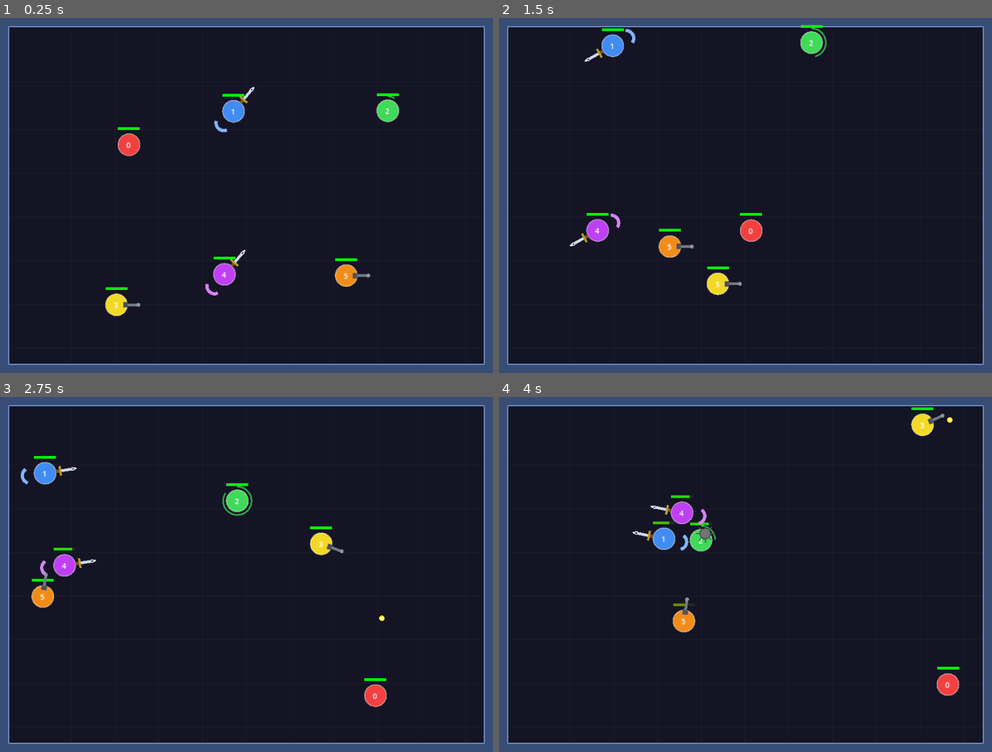
Above: before the commit, frames 1-4 (two rows, left to right).
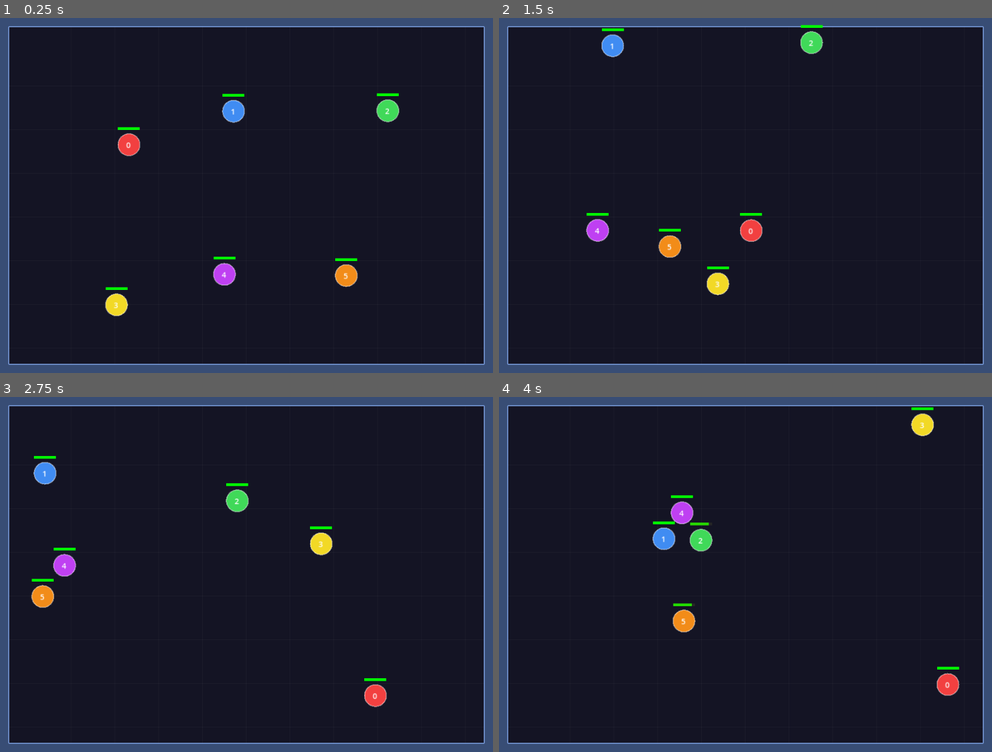
Above: after the commit, the same moments.

Repository: Tifinity/ballball
Game: Godot game, scene res://scenes/Main.tscn
Same seed, same stepped clock (60 frames per second), same inputs: the game is played once before the commit and once after it.
Inputs (mouse positions are in pixels of both pictures, inside the frame that each line leads up to):
- Up to frame 1 (0.25 s): no input
- Up to frame 2 (1.5 s): tap Enter (ui_accept) at 0.5, 0.77 s; move the mouse to (853, 177) at 0.52 s; hold Right (ui_right) 0.53-1.25 s; tap Shift at 0.6 s; click (853, 177) at 0.67 s; drag from (646, 213) to (622, 81) at 1.27 s
- Up to frame 3 (2.75 s): move the mouse to (295, 496) at 2.02 s; hold Right (ui_right) from 2.03 s (still down); tap Shift at 2.1 s
- Up to frame 4 (4 s): release Right (ui_right) at 2.75 s; drag from (720, 645) to (592, 560) at 2.77 s; move the mouse to (893, 627) at 3.52 s; hold Left (ui_left) from 3.53 s (still down); tap Shift at 3.6 s; tap Enter (ui_accept) at 3.77 s

The runs differ from the first frame. In frame 1, 0.3% of the frame differs, in the area x 25-81%, y 19-82%; in frame 2, 0.3%; in frame 3, 0.4%; in frame 4, 0.5%, in the area x 27-92%, y 4-62%.

Commit message:
Refactor to scene-based instantiation
- Create separate .tscn files for Bullet, Mine, GunAbility, MineAbility, SwordShieldAbility
- Change from script-based creation (Script.new()) to scene instantiation (PackedScene.instantiate())
- Update Bullet to use rotation-based movement instead of velocity vector
- Update Ball to use ABILITY_SCENES with scene preloading
- Remove CollisionShape2D creation from code - now defined in scene files

Co-Authored-By: Claude Opus 4.7 <noreply@anthropic.com>

Diff:
--- /dev/null
+++ b/scenes/Bullet.tscn
@@ -0,0 +1,7 @@
+[gd_scene load_steps=2 format=3]
+
+[ext_resource type="Script" path="res://scripts/Bullet.gd" id="1_bullet"]
+
+[node name="Bullet" type="Area2D"]
+
+[node name="CollisionShape2D" type="CollisionShape2D" parent="."]
--- /dev/null
+++ b/scenes/GunAbility.tscn
@@ -0,0 +1,5 @@
+[gd_scene load_steps=2 format=3]
+
+[ext_resource type="Script" path="res://scripts/GunAbility.gd" id="1_ability"]
+
+[node name="GunAbility" type="Node2D"]
--- /dev/null
+++ b/scenes/Mine.tscn
@@ -0,0 +1,8 @@
+[gd_scene load_steps=2 format=3]
+
+[ext_resource type="Script" path="res://scripts/Mine.gd" id="1_mine"]
+
+[node name="Mine" type="Area2D"]
+monitoring = false
+
+[node name="CollisionShape2D" type="CollisionShape2D" parent="."]
--- /dev/null
+++ b/scenes/MineAbility.tscn
@@ -0,0 +1,5 @@
+[gd_scene load_steps=2 format=3]
+
+[ext_resource type="Script" path="res://scripts/MineAbility.gd" id="1_ability"]
+
+[node name="MineAbility" type="Node2D"]
--- /dev/null
+++ b/scenes/SwordShieldAbility.tscn
@@ -0,0 +1,10 @@
+[gd_scene load_steps=2 format=3]
+
+[ext_resource type="Script" path="res://scripts/SwordShieldAbility.gd" id="1_ability"]
+
+[node name="SwordShieldAbility" type="Node2D"]
+
+[node name="SwordArea" type="Area2D" parent="."]
+
+[node name="CollisionShape2D" type="CollisionShape2D" parent="SwordArea"]
+position = Vector2(0, -50)
--- a/scripts/Ball.gd
+++ b/scripts/Ball.gd
@@ -14,10 +14,10 @@
 const DAMAGE_COOLDOWN_TIME: float = 0.5
 const BALL_RADIUS: float = 20.0
 
-const ABILITY_SCRIPTS := {
-	"SwordShield": preload("res://scripts/SwordShieldAbility.gd"),
-	"Gun":         preload("res://scripts/GunAbility.gd"),
-	"Mine":        preload("res://scripts/MineAbility.gd"),
+const ABILITY_SCENES := {
+	"SwordShield": preload("res://scenes/SwordShieldAbility.tscn"),
+	"Gun":         preload("res://scenes/GunAbility.tscn"),
+	"Mine":        preload("res://scenes/MineAbility.tscn"),
 }
 
 func _ready() -> void:
@@ -82,5 +82,6 @@
 	game_manager = manager
 	linear_velocity = Vector2.RIGHT.rotated(randf() * TAU) * speed
 
-	if ability_type in ABILITY_SCRIPTS:
-		add_child(ABILITY_SCRIPTS[ability_type].new())
+	if ability_type in ABILITY_SCENES:
+		var ability_scene: PackedScene = ABILITY_SCENES[ability_type]
+		add_child(ability_scene.instantiate())
--- a/scripts/Bullet.gd
+++ b/scripts/Bullet.gd
@@ -1,20 +1,17 @@
 extends Area2D
 
-var velocity: Vector2 = Vector2.ZERO
+var speed: float = 380.0
 var damage: float = 15.0
 var lifetime: float = 2.5
 var owner_ball: Node = null
 
+const BULLET_RADIUS: float = 5.0
+
 func _ready() -> void:
-	var col := CollisionShape2D.new()
-	var shape := CircleShape2D.new()
-	shape.radius = 5.0
-	col.shape = shape
-	add_child(col)
 	body_entered.connect(_on_body_entered)
 
 func _physics_process(delta: float) -> void:
-	position += velocity * delta
+	position += Vector2.RIGHT.rotated(rotation) * speed * delta
 	lifetime -= delta
 	if lifetime <= 0.0:
 		queue_free()
--- a/scripts/GunAbility.gd
+++ b/scripts/GunAbility.gd
@@ -10,7 +10,7 @@
 var fire_interval: float = 1.8
 var barrel_angle: float = 0.0
 
-const _BULLET_SCRIPT = preload("res://scripts/Bullet.gd")
+const _BULLET_SCENE = preload("res://scenes/Bullet.tscn")
 
 func _ready() -> void:
 	fire_interval = randf_range(FIRE_MIN, FIRE_MAX)
@@ -32,9 +32,10 @@
 	barrel_angle = randf() * TAU
 	var dir := Vector2.RIGHT.rotated(barrel_angle)
 
-	var bullet = _BULLET_SCRIPT.new()
+	var bullet := _BULLET_SCENE.instantiate()
 	bullet.position = ball.global_position + dir * (BALL_RADIUS + 6.0)
-	bullet.velocity = dir * BULLET_SPEED
+	bullet.rotation = barrel_angle
+	bullet.speed = BULLET_SPEED
 	bullet.damage = BULLET_DAMAGE
 	bullet.owner_ball = ball
 	ball.game_manager.add_child(bullet)
--- a/scripts/Mine.gd
+++ b/scripts/Mine.gd
@@ -1,19 +1,18 @@
 extends Area2D
+
+@export var owner_ball: Node = null
 
 var damage: float = 45.0
 var lifetime: float = 8.0
-var owner_ball: Node = null
 var armed: bool = false
 var arm_delay: float = 0.8
 var flash_timer: float = 0.0
 
+const MINE_RADIUS: float = 10.0
+const MINE_COLLISION_RADIUS: float = 14.0
+
 func _ready() -> void:
 	monitoring = false
-	var col := CollisionShape2D.new()
-	var shape := CircleShape2D.new()
-	shape.radius = 14.0
-	col.shape = shape
-	add_child(col)
 	body_entered.connect(_on_body_entered)
 
 func _process(delta: float) -> void:
--- a/scripts/MineAbility.gd
+++ b/scripts/MineAbility.gd
@@ -6,7 +6,7 @@
 var drop_timer: float = 2.0
 var drop_interval: float = 3.0
 
-const _MINE_SCRIPT = preload("res://scripts/Mine.gd")
+const _MINE_SCENE = preload("res://scenes/Mine.tscn")
 
 func _ready() -> void:
 	drop_interval = randf_range(DROP_MIN, DROP_MAX)
@@ -25,7 +25,7 @@
 	if not is_instance_valid(ball) or ball.game_manager == null:
 		return
 
-	var mine = _MINE_SCRIPT.new()
+	var mine := _MINE_SCENE.instantiate()
 	mine.position = ball.global_position
 	mine.owner_ball = ball
 	ball.game_manager.add_child(mine)
--- a/scripts/SwordShieldAbility.gd
+++ b/scripts/SwordShieldAbility.gd
@@ -9,15 +9,7 @@
 var hit_cooldown: float = 0.0
 
 func _ready() -> void:
-	var sword_area := Area2D.new()
-	var sword_col := CollisionShape2D.new()
-	var shape := CircleShape2D.new()
-	shape.radius = 8.0
-	sword_col.shape = shape
-	sword_col.position = Vector2(0.0, -(BALL_RADIUS + SWORD_LENGTH))
-	sword_area.add_child(sword_col)
-	add_child(sword_area)
-	sword_area.body_entered.connect(_on_sword_hit)
+	$SwordArea.body_entered.connect(_on_sword_hit)
 
 func _physics_process(delta: float) -> void:
 	rotation += ROTATION_SPEED * delta
